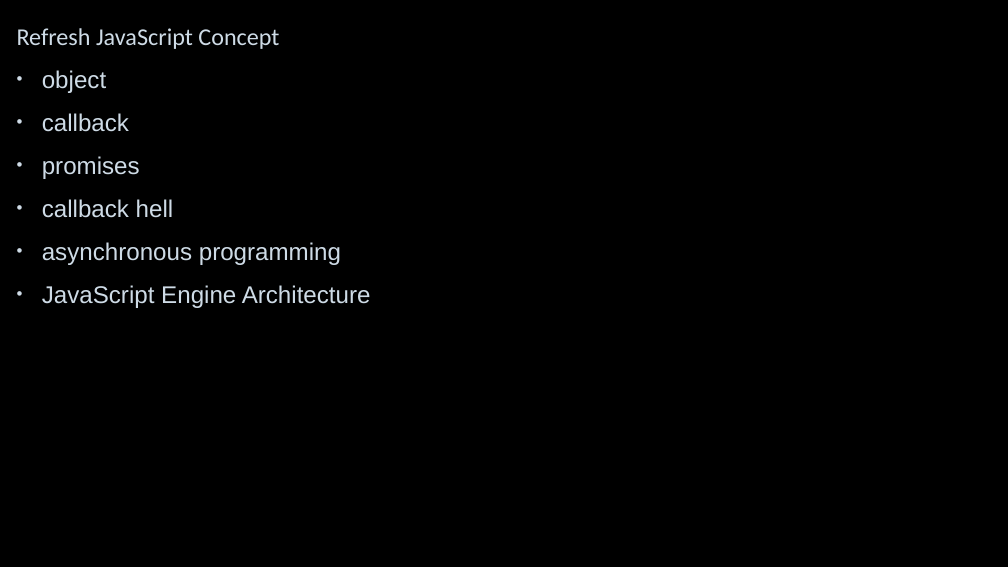
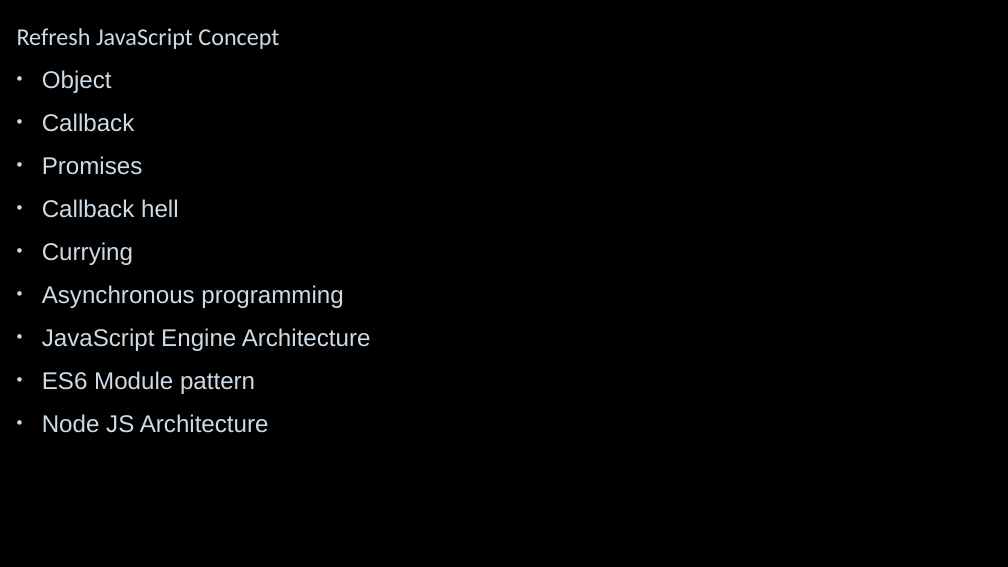
Before and after one commit to JhanaR/mylearnNode, a slide deck: slide 5 of BackEnd - Notes.pptx. Drawn at 1008x567 pixels with LibreOffice and Linux fonts; fonts in the diff are those of the drawing; background and template pictures are left out. Boxes give left, top, right and bottom in pixels: in the first picture for what was removed or moved away, otherwise in the second. Text is boxed around its words. In the diff, an @@ line names an element or a change of style, - is before the commit and + after.

```diff
--- a/BackEnd - Notes.pptx
+++ b/BackEnd - Notes.pptx
@@ text at [42,70,343,308]: text changed @@
-• object
-• callback
-• promises
-• callback hell
-• asynchronous programming
+• Object
+• Callback
+• Promises
+• Callback hell
+• Currying
+• Asynchronous programming
@@ text at [42,371,269,433]: paragraphs added @@
+• ES6 Module pattern
+• Node JS Architecture
```
Also in this commit, not shown: 7 other slides changed, 4 slides added, 2 slides removed, 14 other files.
